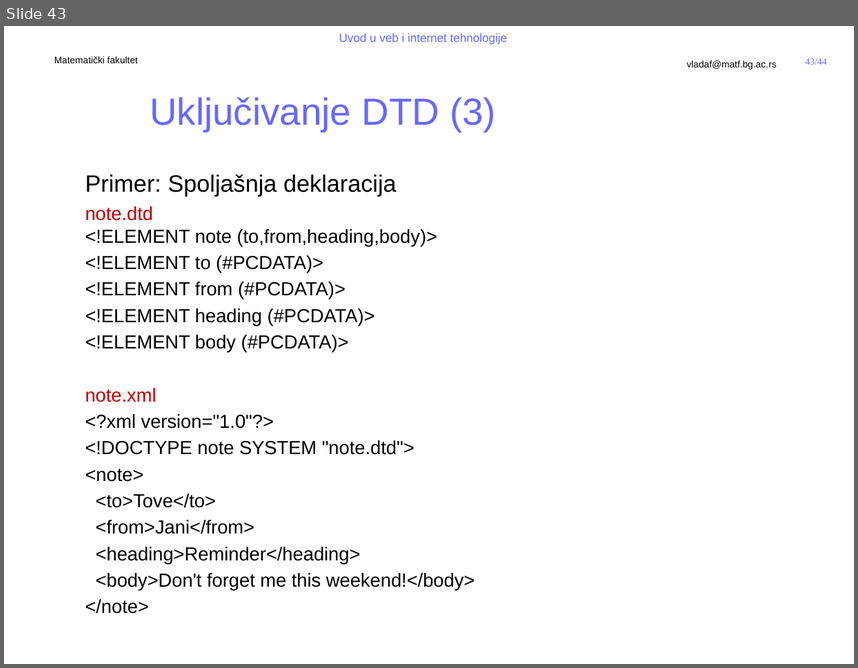
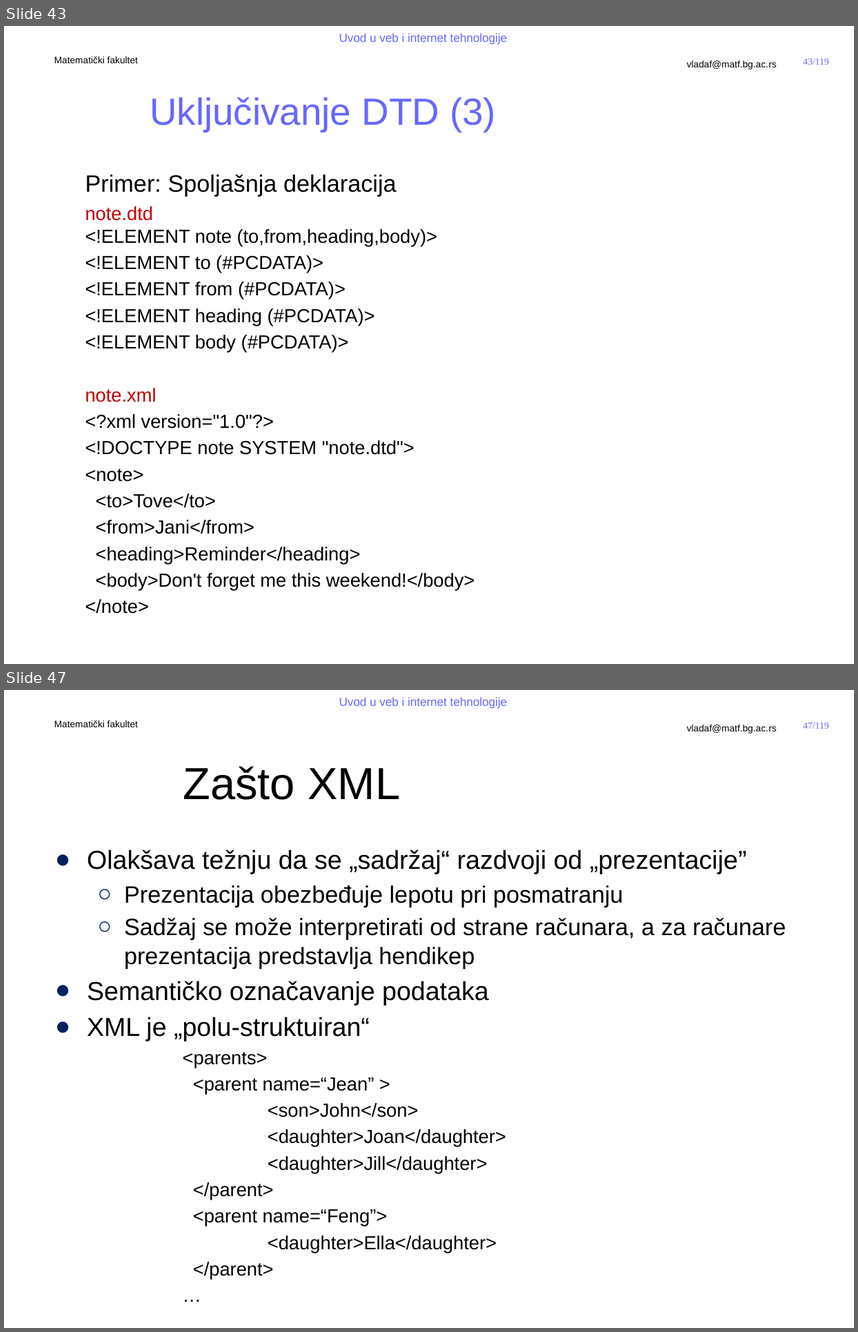
Before and after one commit to MatfUVIT/info, a slide deck: predavanja/prezentacije/UVIT02-01-Jezici za obelezavanje.pptx. Shown one above the other, each under a label of ours: slide 43 before the commit, slides 43 and 47 after it; the slides between them are not shown. The pictures are 858x668 and 858x1332 pixels, drawn with LibreOffice and Linux fonts; fonts in the diff are those of the drawing; background and template pictures are left out. Boxes give left, top, right and bottom in pixels: in the first picture for what was removed or moved away, otherwise in the second. Text is boxed around its words. In the diff, an @@ line names an element or a change of style, - is before the commit and + after.

```diff
--- a/predavanja/prezentacije/UVIT02-01-Jezici za obelezavanje.pptx
+++ b/predavanja/prezentacije/UVIT02-01-Jezici za obelezavanje.pptx
@@ slide 47 added at [4,690,854,1328], background #FFFFFF; not listed: 5 template elements that a slide beside it also shows @@
@@ title added at [183,766,400,800], 38 pt, text #000000 @@
+Zašto XML
@@ text added at [87,849,786,1279], 16 pt, text #000000 @@
+● Olakšava težnju da se „sadržaj“ razdvoji od „prezentacije”
+  ○ Prezentacija obezbeđuje lepotu pri posmatranju
+  ○ Sadžaj se može interpretirati od strane računara, a za računare prezentacija predstavlja hendikep
+● Semantičko označavanje podataka
+● XML je „polu-struktuiran“
+      <parents>
+      <parent name=“Jean” >
+      <son>John</son>
+      <daughter>Joan</daughter>
+      <daughter>Jill</daughter>
+      </parent>
+      <parent name=“Feng”>
+      <daughter>Ella</daughter>
+      </parent>
+      …
@@ page number at [803,58,829,65]: text changed @@
-43/44
+43/119
```
Also in this commit, not shown: 2 slides changed, 74 other slides added, 2 other files.
